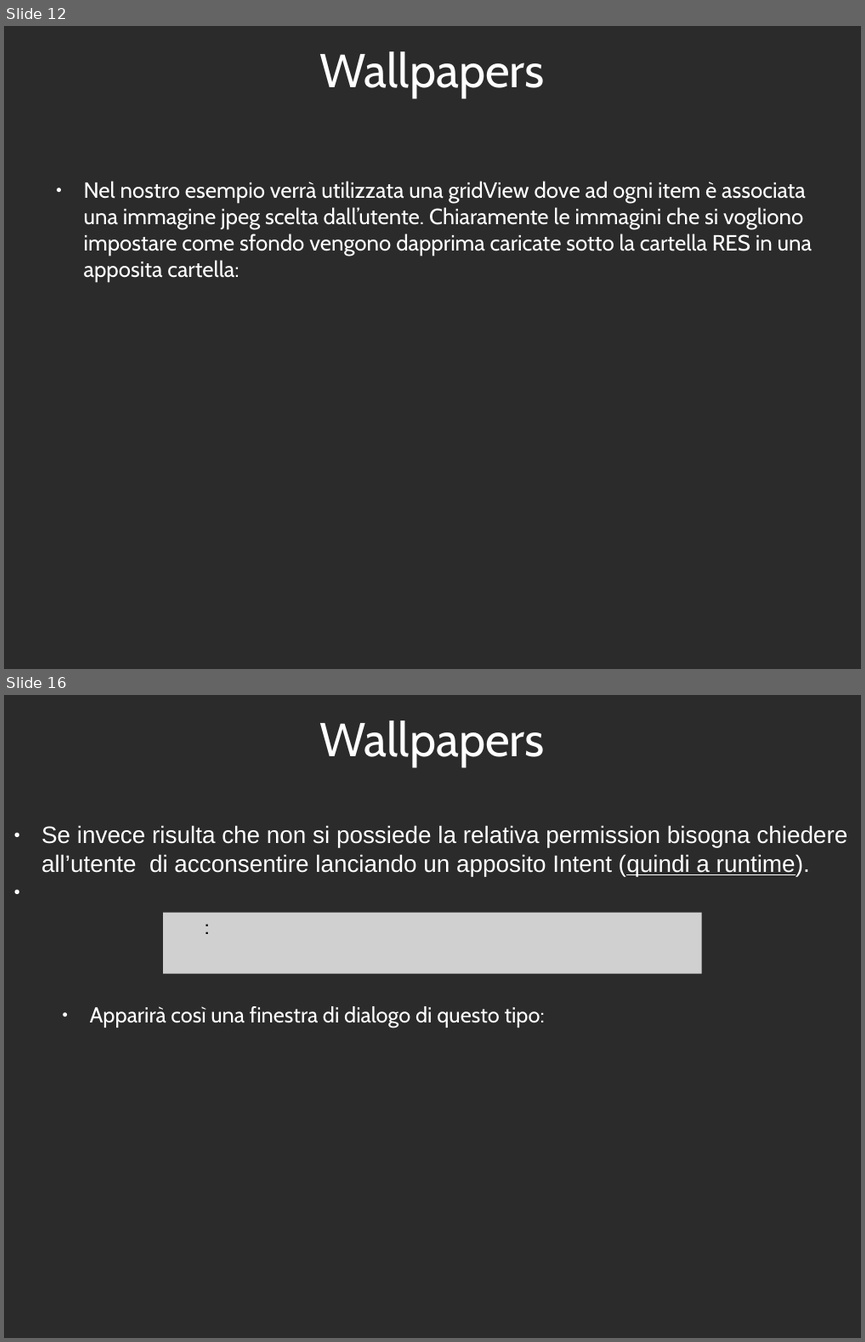
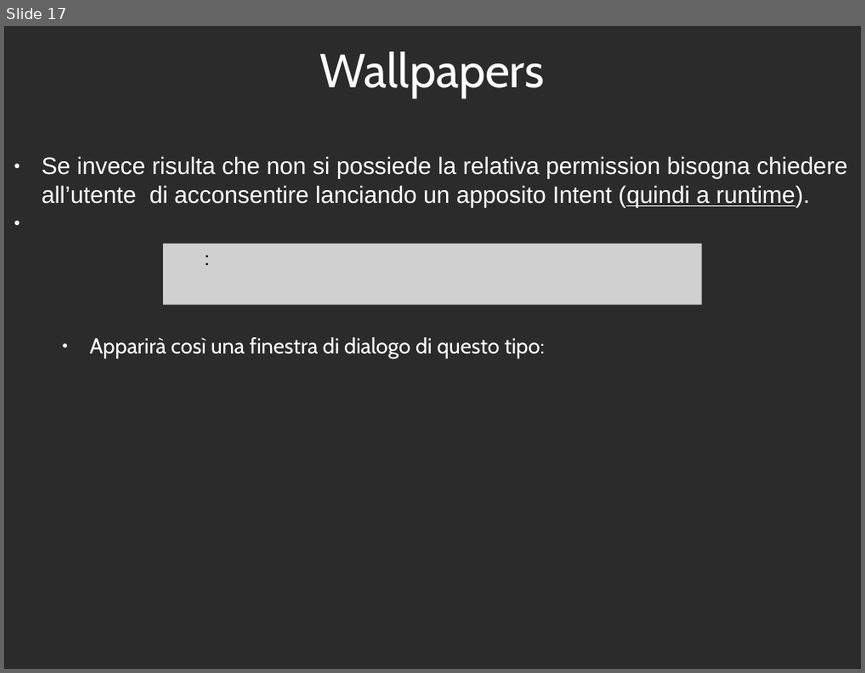
Before and after one commit to 0088024/Wallpaper_v4, a slide deck: ESONERO_WALLPAPERS_FPR-IOL2018.odp. Shown one above the other, each under a label of ours: slides 12 and 16 before the commit, slide 17 after it; the slides between them are not shown. The pictures are 865x1342 and 865x673 pixels, drawn with LibreOffice and Linux fonts; fonts in the diff are those of the drawing; grey boxes stand for pictures; background and template pictures are left out; a plain dark background stands for a picture behind light text. Boxes give left, top, right and bottom in pixels: in the first picture for what was removed or moved away, otherwise in the second. Text is boxed around its words. In the diff, an @@ line names an element or a change of style, - is before the commit and + after.

```diff
--- a/ESONERO_WALLPAPERS_FPR-IOL2018.odp
+++ b/ESONERO_WALLPAPERS_FPR-IOL2018.odp
@@ slide 12 removed at (4,26,861,669), background picture (left out) @@
@@ title removed at (320,52,545,98) @@
-Wallpapers
@@ text removed at (84,181,812,282) @@
-● Nel nostro esempio verrà utilizzata una gridView dove ad ogni item è associata una immagine jpeg scelta dall’utente. Chiaramente le immagini che si vogliono impostare come sfondo vengono dapprima caricate sotto la cartella RES in una apposita cartella:
@@ what was slide 16 is now slide 17 @@
```
Also in this commit, not shown: 5 slides changed, 4 slides added, 4 other slides removed.
